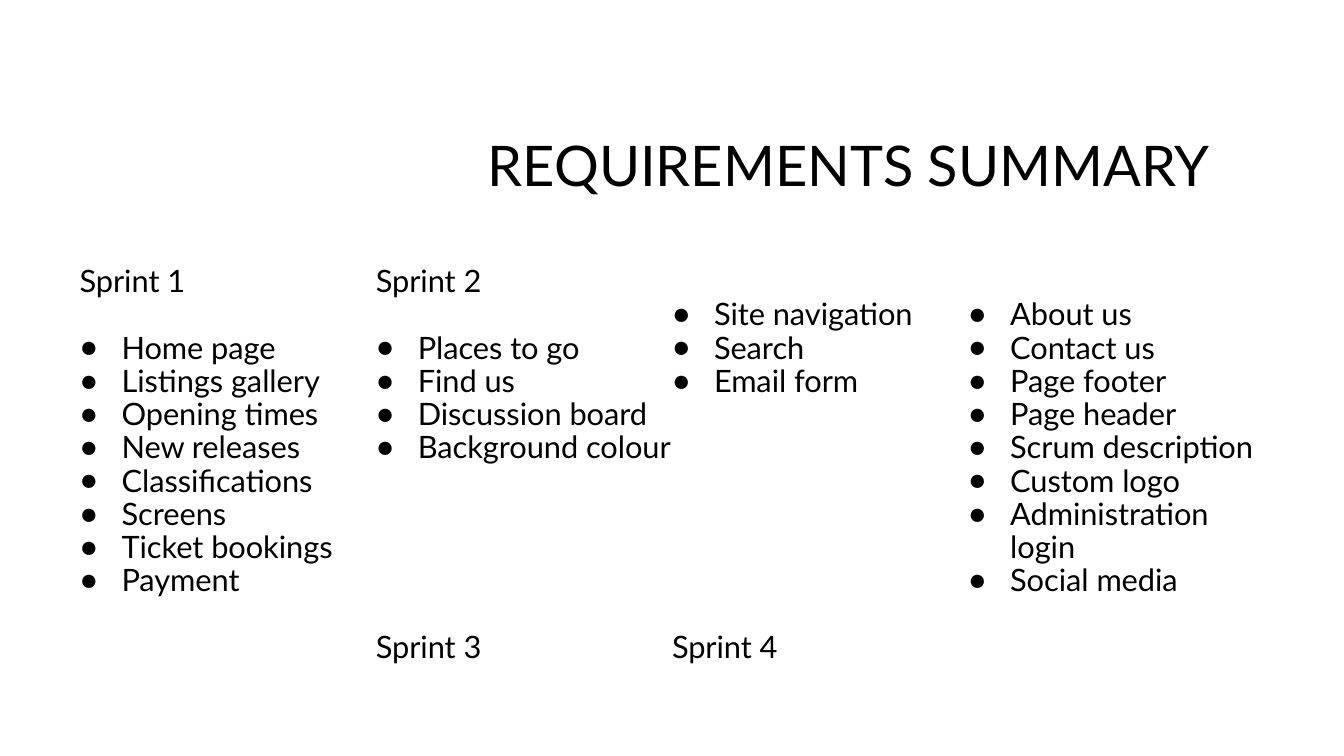
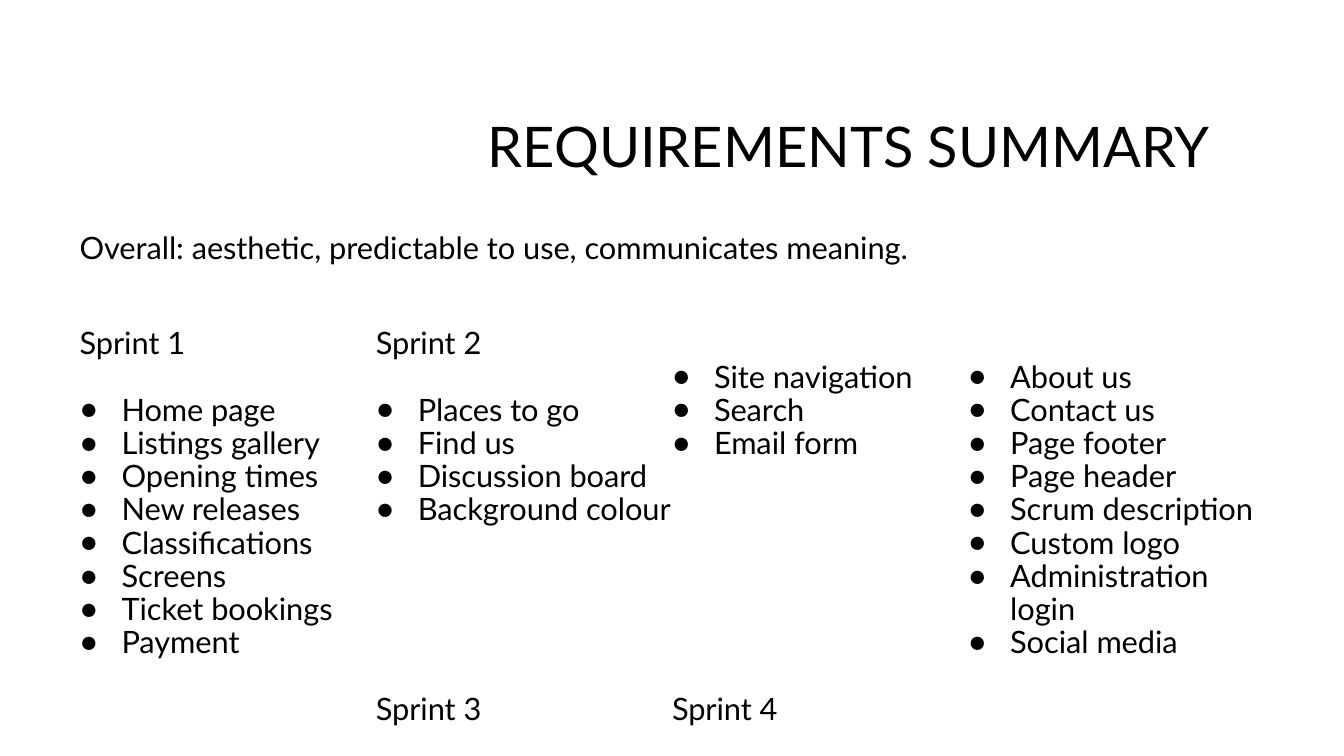
Before and after one commit to ssb91/Week_10-11_project, a slide deck: slide 3 of group project/Group Project QA Cinema System.pptx. Drawn at 1344x756 pixels with LibreOffice and Linux fonts; fonts in the diff are those of the drawing; background and template pictures are left out. Boxes give left, top, right and bottom in pixels: in the first picture for what was removed or moved away, otherwise in the second. Text is boxed around its words. In the diff, an @@ line names an element or a change of style, - is before the commit and + after.

```diff
--- a/group project/Group Project QA Cinema System.pptx
+++ b/group project/Group Project QA Cinema System.pptx
@@ text "REQUIREMENTS SUMMARY": place and size @@
-text "REQUIREMENTS SUMMARY" at <box>488,145,1210,195</box>
+text "REQUIREMENTS SUMMARY" at <box>488,126,1210,176</box>
@@ text added at <box>80,236,908,265</box>, 16.5 pt, text #000000 @@
+Overall: aesthetic, predictable to use, communicates meaning.
@@ text "Sprint 1": place and size @@
-text "Sprint 1" at <box>80,269,1253,664</box>
+text "Sprint 1" at <box>80,331,1253,726</box>
```
Also in this commit, not shown: 3 other slides changed.
